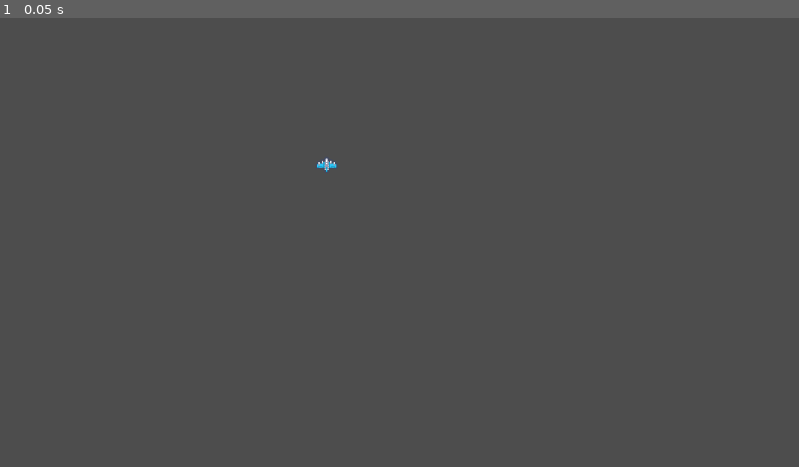
Above: before the commit, frame 1.
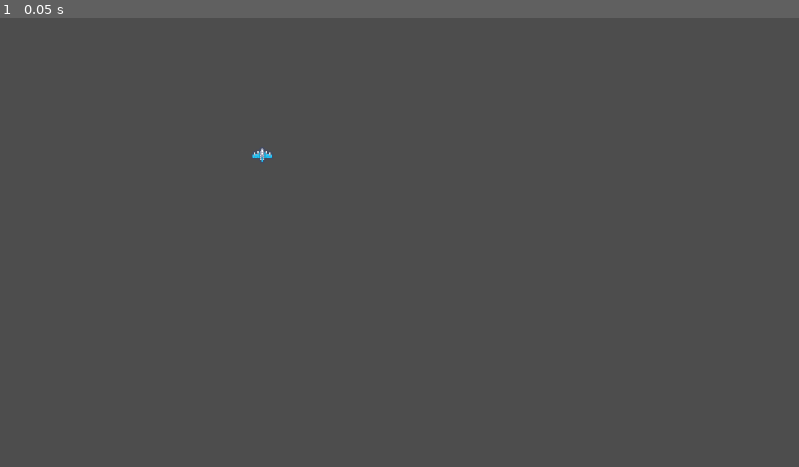
Above: after the commit, the same moment.

Repository: IvanKorchmit/Prejam-game
Game: Godot game, scene res://Scenes/My first Scene.tscn
Two runs of this game, one before a commit and one after it. Both use one fixed random seed, a clock stepped at 60 frames per second and the inputs below.
Inputs:
- Up to frame 1 (0.05 s): no input

The runs differ from the first frame. In frame 1, less than 0.1% of the frame differs, in the area x 31-43%, y 28-35%.
Error after the commit: Parse Error: Used space character for indentation instead of tab as used before in the file. (res://CharacterScript.gd:30)

Commit message:
CharacterScript.gd added

Diff:
--- /dev/null
+++ b/CharacterScript.gd
@@ -0,0 +1,33 @@
+extends CharacterBody2D
+
+
+const SPEED = 300.0
+const JUMP_VELOCITY = -400.0
+
+# Get the gravity from the project settings to be synced with RigidBody nodes.
+var gravity = ProjectSettings.get_setting("physics/2d/default_gravity")
+
+
+func _physics_process(delta):
+	# Add the gravity.
+	if not is_on_floor():
+		velocity.y += gravity * delta
+
+	# Handle Jump.
+	if Input.is_action_just_pressed("ui_accept") and is_on_floor():
+		velocity.y = JUMP_VELOCITY
+
+	# Get the input direction and handle the movement/deceleration.
+	# As good practice, you should replace UI actions with custom gameplay actions.
+	var direction = Input.get_axis("ui_left", "ui_right")
+	if direction:
+		velocity.x = direction * SPEED
+	else:
+		velocity.x = move_toward(velocity.x, 0, SPEED)
+
+	move_and_slide()
+
+func select():
+  pass
+func unselect():
+  pass
--- a/Scenes/My first Scene.tscn
+++ b/Scenes/My first Scene.tscn
@@ -1,9 +1,21 @@
-[gd_scene load_steps=2 format=3 uid="uid://ctv41tftgt4ul"]
+[gd_scene load_steps=4 format=3 uid="uid://ctv41tftgt4ul"]
 
 [ext_resource type="Texture2D" uid="uid://cgk4ahxtk2ewb" path="res://Sprites/kenney_pixel-shmup/Ships/ship_0000.png" id="1_0s1uf"]
+[ext_resource type="Script" path="res://CharacterScript.gd" id="1_d52uc"]
+
+[sub_resource type="ConcavePolygonShape2D" id="ConcavePolygonShape2D_s3e50"]
 
 [node name="Node2D" type="Node2D"]
+texture_filter = 1
 
-[node name="Ship0000" type="Sprite2D" parent="."]
-position = Vector2(471, 212)
+[node name="CharacterBody2D" type="CharacterBody2D" parent="."]
+script = ExtResource("1_d52uc")
+
+[node name="CollisionShape2D" type="CollisionShape2D" parent="CharacterBody2D"]
+shape = SubResource("ConcavePolygonShape2D_s3e50")
+
+[node name="Blue ship" type="Sprite2D" parent="CharacterBody2D"]
+position = Vector2(378, 198)
 texture = ExtResource("1_0s1uf")
+
+[node name="NavigationLink2D" type="NavigationLink2D" parent="CharacterBody2D"]
